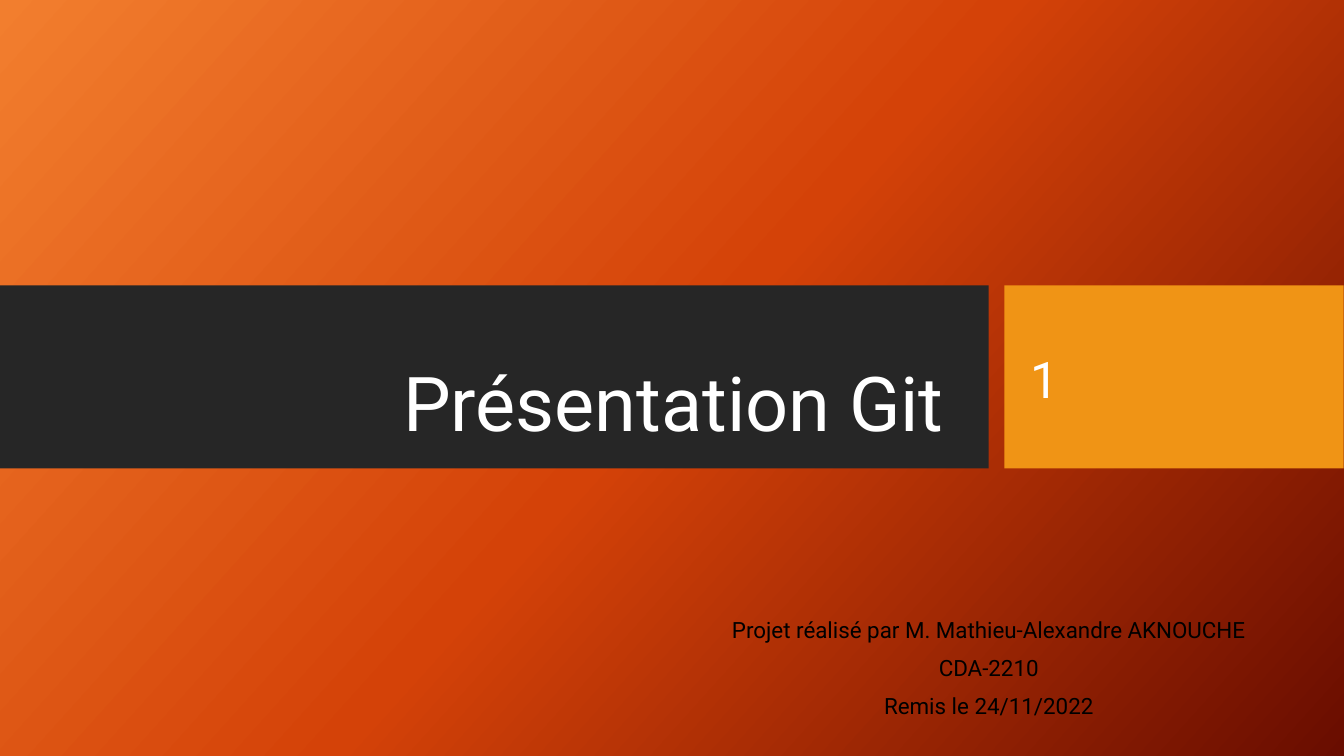
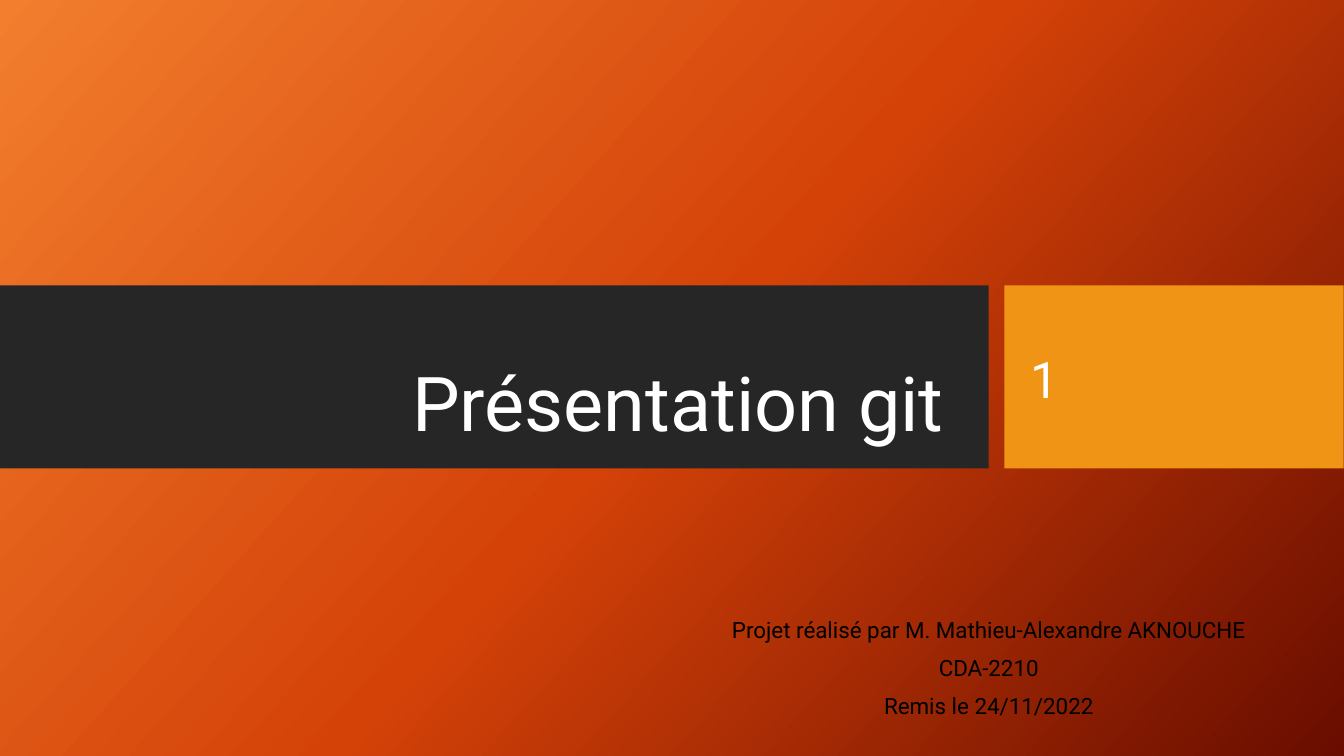
Before and after one commit to Math-Alex83/Expos-_git_cda_2210, a slide deck: slide 1 of Présentation_Git_CDA_2210.pptx. Drawn at 1344x756 pixels with LibreOffice and Linux fonts; fonts in the diff are those of the drawing; background and template pictures are left out. Boxes give left, top, right and bottom in pixels: in the first picture for what was removed or moved away, otherwise in the second. Text is boxed around its words. In the diff, an @@ line names an element or a change of style, - is before the commit and + after.

```diff
--- a/Présentation_Git_CDA_2210.pptx
+++ b/Présentation_Git_CDA_2210.pptx
@@ title at (412, 374, 944, 447): text changed @@
-Présentation Git
+Présentation git
```
Also in this commit, not shown: 1 other slide changed, 1 slide added, 1 slide removed, 1 other file.
